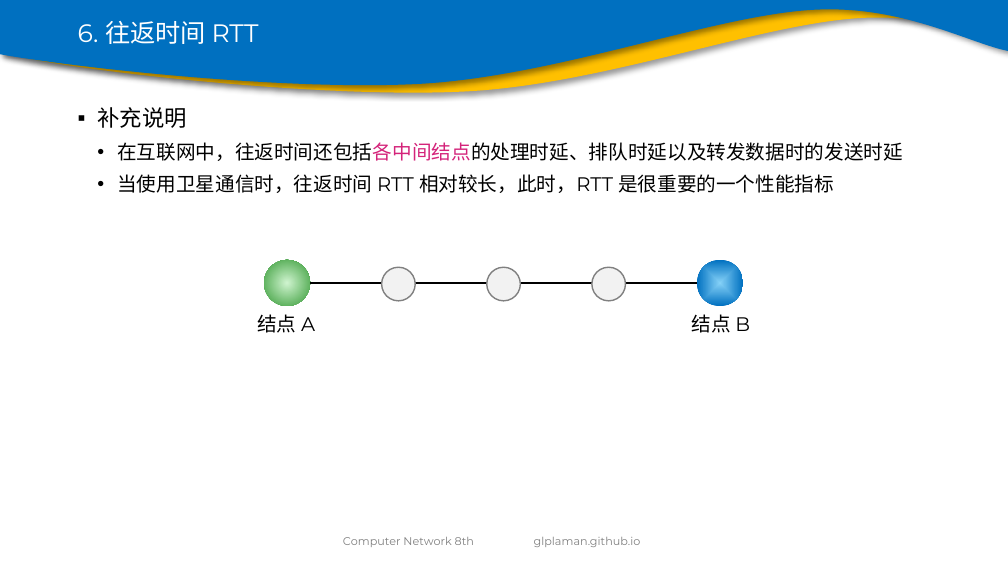
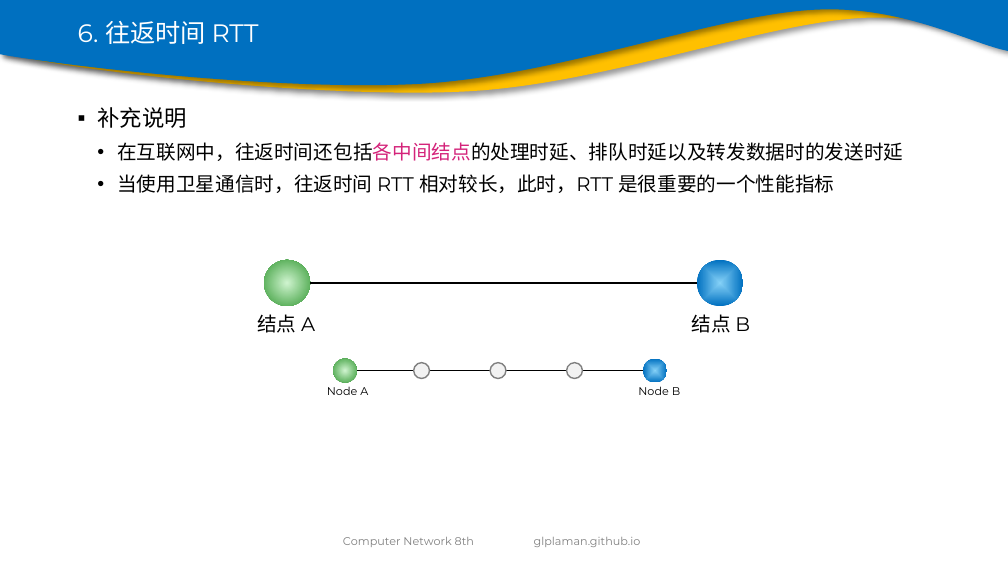
Before and after one commit to glplaman/glplaman.github.io, a slide deck: slide 88 of network/ppt/chap1.pptx. Drawn at 1008x567 pixels with LibreOffice and Linux fonts; fonts in the diff are those of the drawing; background and template pictures are left out. Boxes give left, top, right and bottom in pixels: in the first picture for what was removed or moved away, otherwise in the second. Text is boxed around its words. In the diff, an @@ line names an element or a change of style, - is before the commit and + after.

```diff
--- a/network/ppt/chap1.pptx
+++ b/network/ppt/chap1.pptx
@@ ellipse added at (334,359,358,383), fill gradient #CDF3CD to #339933 @@
@@ ellipse added at (643,359,667,383), fill gradient #85D1F7 to #0070C0 @@
@@ text added at (327,387,368,395), 8 pt, text #000000 @@
+Node A
@@ line added from (357, 371) to (643, 371), #000000 1 pt @@
@@ ellipse: place and size @@
-ellipse at (382,267,415,300)
+ellipse at (413,363,429,379)
@@ ellipse: place and size @@
-ellipse at (487,267,520,300)
+ellipse at (490,363,506,379)
@@ ellipse: place and size @@
-ellipse at (592,267,625,300)
+ellipse at (566,363,583,379)
@@ text added at (638,386,680,395), 8 pt, text #000000 @@
+Node B
```
Also in this commit, not shown: 12 other slides changed, 13 other files.
